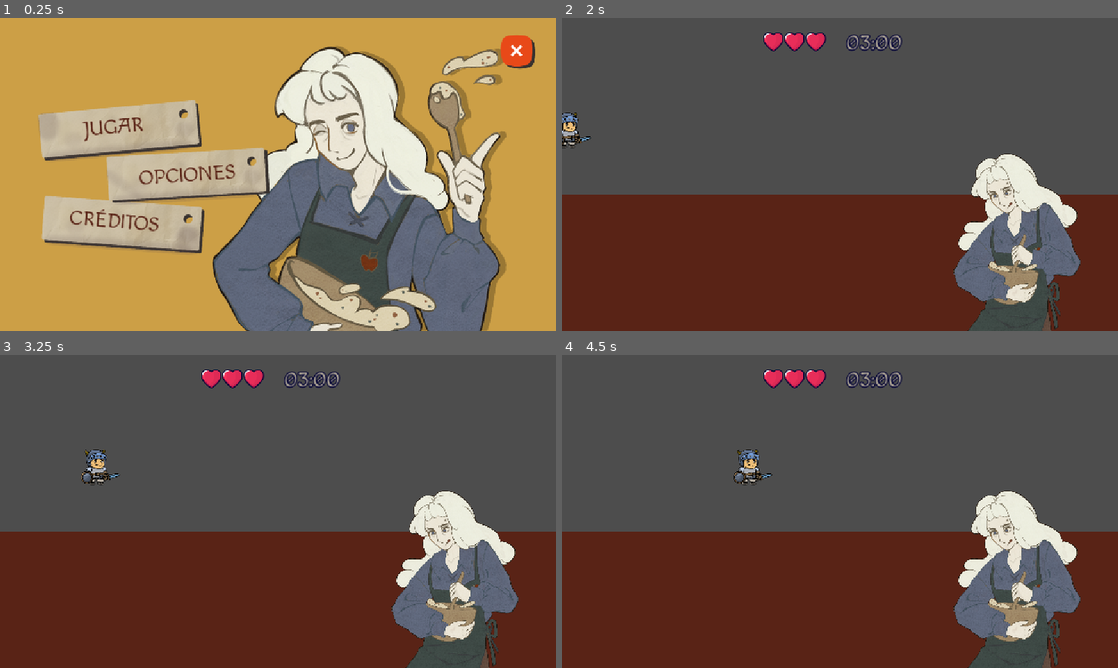
Above: before the commit, frames 1-4 (two rows, left to right).
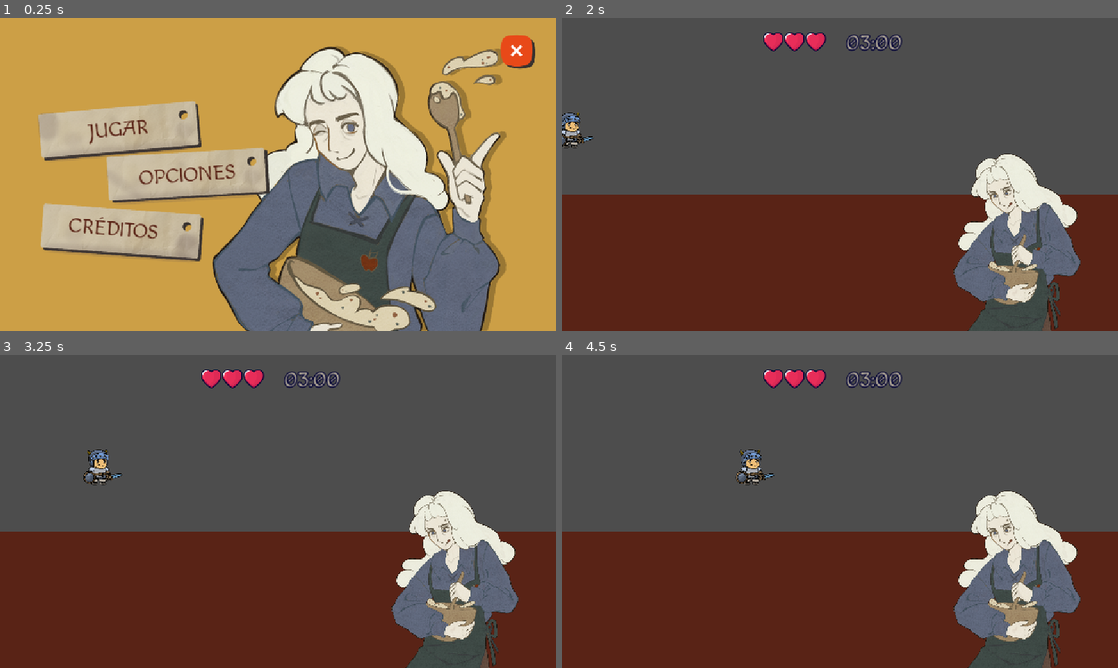
Above: after the commit, the same moments.

Repository: shiara0312/SandaGameJam2025
Game: Godot game, scene res://MainScene.tscn
The game is run twice, just before and just after one commit, with the same random seed, the same clock (stepped at 60 frames per second) and the same inputs.
Inputs (mouse positions are in pixels of both pictures, inside the frame that each line leads up to):
- Up to frame 1 (0.25 s): no input
- Up to frame 2 (2 s): click (684, 130) at 0.5 s, where only the run before the commit has a clickable "JUGAR"; tap Enter at 1.25 s; move the mouse to (962, 158) at 1.27 s; click (962, 158) at 1.42 s
- Up to frame 3 (3.25 s): move the mouse to (166, 527) at 2.02 s; click (166, 527) at 2.17 s; move the mouse to (333, 442) at 2.77 s; click (333, 442) at 2.92 s
- Up to frame 4 (4.5 s): move the mouse to (812, 574) at 3.52 s; click (812, 574) at 3.67 s; move the mouse to (1006, 558) at 4.27 s; click (1006, 558) at 4.42 s

The runs differ from the first frame. In frame 1, 3.0% of the frame differs, in the area x 6-37%, y 26-78%; in frame 2, 0.3%; in frame 3, 0.4%; in frame 4, 0.4%.

Commit message:
feat: botones reemplazados por area2d

Diff:
--- a/sandagamejam/MainScene.tscn
+++ b/sandagamejam/MainScene.tscn
@@ -22,6 +22,7 @@
 anchor_bottom = 1.0
 grow_horizontal = 2
 grow_vertical = 2
+mouse_filter = 2
 script = ExtResource("1_3mqji")
 
 [node name="Fondo" type="TextureRect" parent="."]
@@ -34,13 +35,71 @@
 grow_vertical = 2
 texture = ExtResource("2_torvr")
 
+[node name="Jugar" type="Area2D" parent="."]
+position = Vector2(86, 122)
+rotation = 0.139626
+
+[node name="CollisionPolygon2D" type="CollisionPolygon2D" parent="Jugar"]
+polygon = PackedVector2Array(3, 79, 23, 164, 340, 93, 320, 5)
+
+[node name="TextureRect" type="TextureRect" parent="Jugar/CollisionPolygon2D"]
+offset_right = 40.0
+offset_bottom = 40.0
+texture = ExtResource("2_uxrcv")
+
+[node name="Label" type="Label" parent="Jugar/CollisionPolygon2D"]
+anchors_preset = 15
+anchor_right = 1.0
+anchor_bottom = 1.0
+offset_left = 6.00002
+offset_top = 81.0
+offset_right = 328.0
+offset_bottom = 164.0
+grow_horizontal = 2
+grow_vertical = 2
+rotation = -0.221657
+size_flags_horizontal = 4
+text = "Jugar"
+label_settings = ExtResource("5_rf2cd")
+horizontal_alignment = 1
+vertical_alignment = 1
+
+[node name="Jugarold" type="TextureButton" parent="."]
+visible = false
+layout_mode = 0
+offset_left = 86.0
+offset_top = 122.0
+offset_right = 440.0
+offset_bottom = 298.0
+rotation = 0.13439
+mouse_filter = 2
+texture_normal = ExtResource("2_uxrcv")
+
+[node name="Label" type="Label" parent="Jugarold"]
+layout_mode = 1
+anchors_preset = 8
+anchor_left = 0.5
+anchor_top = 0.5
+anchor_right = 0.5
+anchor_bottom = 0.5
+offset_left = -68.0
+offset_top = -15.5
+offset_right = 26.0
+offset_bottom = 35.5
+grow_horizontal = 2
+grow_vertical = 2
+rotation = -0.221657
+text = "Jugar"
+label_settings = ExtResource("5_rf2cd")
+
 [node name="Creditos" type="TextureButton" parent="."]
 layout_mode = 0
-offset_left = 93.0
-offset_top = 344.0
-offset_right = 437.0
-offset_bottom = 469.0
+offset_left = 91.0
+offset_top = 360.0
+offset_right = 435.0
+offset_bottom = 485.0
 rotation = 0.13439
+mouse_filter = 2
 texture_normal = ExtResource("4_a814b")
 
 [node name="Label" type="Label" parent="Creditos"]
@@ -86,32 +145,6 @@
 text = "Opciones"
 label_settings = ExtResource("5_rf2cd")
 
-[node name="Jugar" type="TextureButton" parent="."]
-layout_mode = 0
-offset_left = 86.0
-offset_top = 122.0
-offset_right = 440.0
-offset_bottom = 298.0
-rotation = 0.13439
-texture_normal = ExtResource("2_uxrcv")
-
-[node name="Label" type="Label" parent="Jugar"]
-layout_mode = 1
-anchors_preset = 8
-anchor_left = 0.5
-anchor_top = 0.5
-anchor_right = 0.5
-anchor_bottom = 0.5
-offset_left = -68.0
-offset_top = -15.5
-offset_right = 26.0
-offset_bottom = 35.5
-grow_horizontal = 2
-grow_vertical = 2
-rotation = -0.221657
-text = "Jugar"
-label_settings = ExtResource("5_rf2cd")
-
 [node name="Newton" type="TextureRect" parent="."]
 visible = false
 layout_mode = 0
@@ -140,7 +173,8 @@
 text = "SALIR"
 label_settings = SubResource("LabelSettings_5crlr")
 
+[connection signal="input_event" from="Jugar" to="." method="_on_jugar_input_event"]
+[connection signal="pressed" from="Jugarold" to="." method="_on_jugar_pressed"]
 [connection signal="pressed" from="Creditos" to="." method="_on_creditos_pressed"]
 [connection signal="pressed" from="Opciones" to="." method="_on_opciones_pressed"]
-[connection signal="pressed" from="Jugar" to="." method="_on_jugar_pressed"]
 [connection signal="pressed" from="Salir" to="." method="_on_salir_pressed"]
--- a/sandagamejam/scripts/main_scene.gd
+++ b/sandagamejam/scripts/main_scene.gd
@@ -1,6 +1,7 @@
 extends Control
 
-@onready var btn_jugar : TextureButton = $Jugar
+@onready var btn_jugar : Area2D = $Jugar
+
 @onready var btn_opciones : TextureButton = $Opciones
 @onready var btn_creditos : TextureButton = $Creditos
 @onready var btn_salir : TextureButton = $Salir
@@ -30,7 +31,7 @@
 		if data.has(lang):
 			var labels = data[lang]
 			# Asignar a los botones
-			btn_jugar.get_node("Label").text = labels["jugar"]
+			btn_jugar.get_node("CollisionPolygon2D/Label").text = labels["jugar"]
 			btn_opciones.get_node("Label").text = labels["opciones"]
 			btn_creditos.get_node("Label").text = labels["creditos"]
 			btn_salir.get_node("Label").text = labels["salir"]
@@ -38,16 +39,6 @@
 			push_error("Idioma no encontrado en JSON: " + lang)
 	else:
 		push_error("No se pudo abrir el archivo JSON.")
-
-func _init_ui_after_scene_change():
-	var ui_layer_scene = preload("res://scenes/ui/UILayer.tscn")
-	var ui_layer_instance = ui_layer_scene.instantiate()
-	get_tree().current_scene.add_child(ui_layer_instance)
-	ui_layer_instance.show_hud()
-
-func _on_jugar_pressed() -> void:
-	GlobalManager.start_game()
-	get_tree().change_scene_to_file("res://scenes/levels/PastryLevel1.tscn")
 
 func _on_opciones_pressed() -> void:
 	print("OPCIONES fue presionado")
@@ -57,3 +48,9 @@
 
 func _on_salir_pressed() -> void:
 	print("SALIR fue presionado")
+
+
+func _on_jugar_input_event(viewport: Node, event: InputEvent, shape_idx: int) -> void:
+	if event is InputEventMouseButton and event.pressed:
+		GlobalManager.start_game()
+		get_tree().change_scene_to_file("res://scenes/levels/PastryLevel1.tscn")
